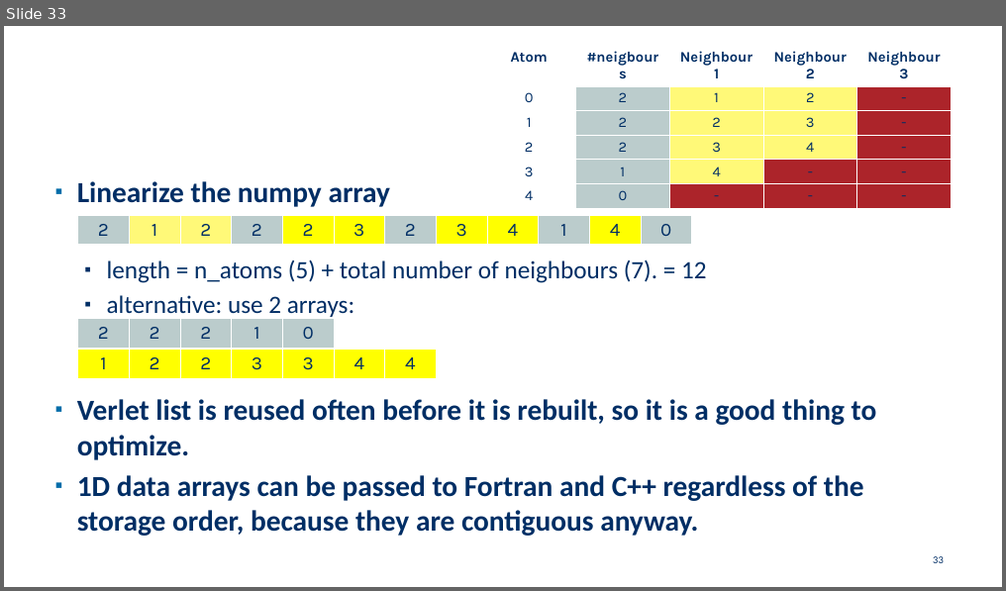
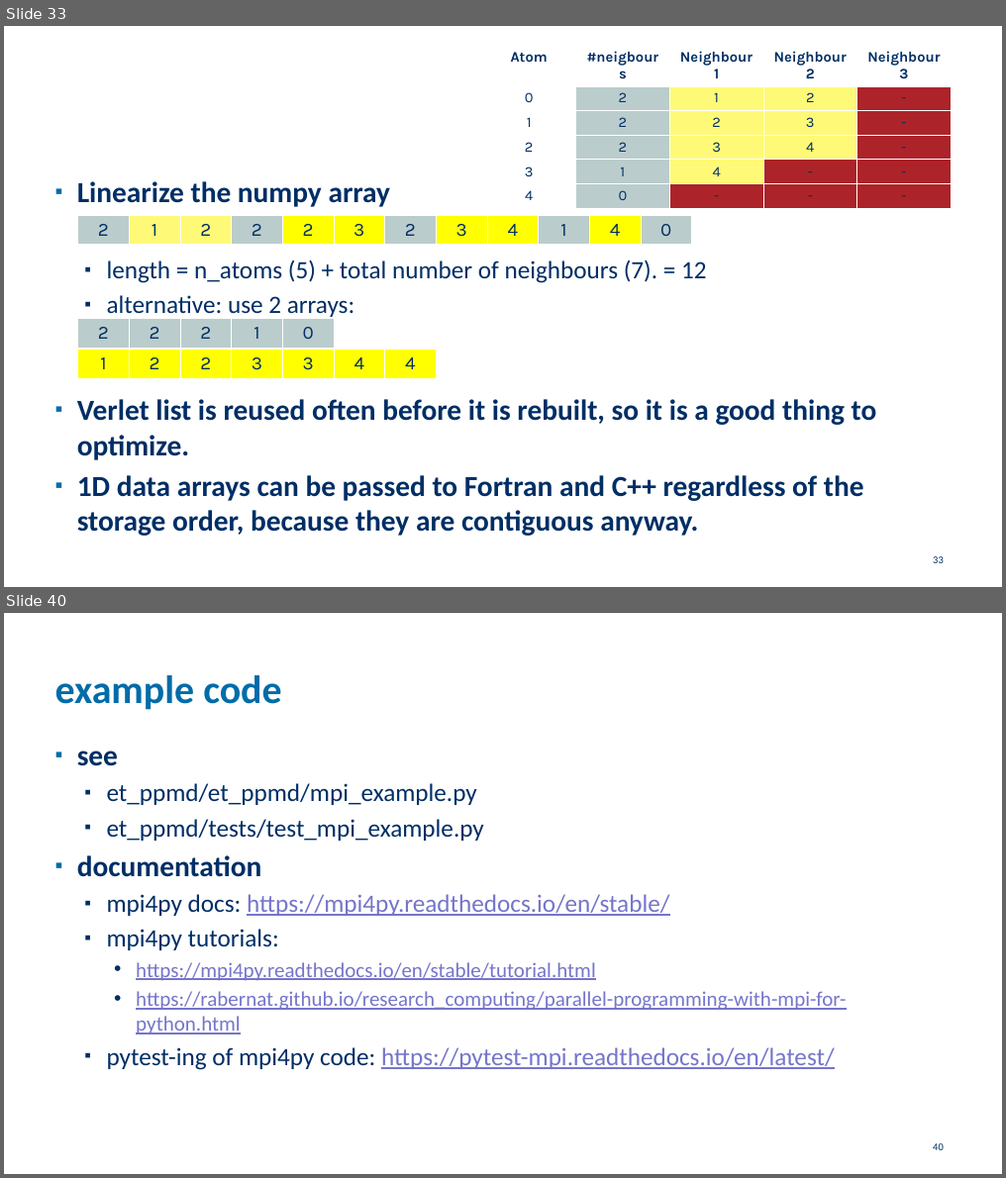
Before and after one commit to etijskens/pp, a slide deck: assignment-2021/assignment-2021.pptx. Shown one above the other, each under a label of ours: slide 33 before the commit, slides 33 and 40 after it; the slides between them are not shown. The pictures are 1006x591 and 1006x1178 pixels, drawn with LibreOffice and Linux fonts; fonts in the diff are those of the drawing; background and template pictures are left out. Boxes give left, top, right and bottom in pixels: in the first picture for what was removed or moved away, otherwise in the second. Text is boxed around its words. In the diff, an @@ line names an element or a change of style, - is before the commit and + after.

```diff
--- a/assignment-2021/assignment-2021.pptx
+++ b/assignment-2021/assignment-2021.pptx
@@ slide 40 added at [4, 613, 1002, 1174], background #FFFFFF @@
@@ title added at [55, 675, 281, 710], 38 pt, text #006CA9, bold @@
+example code
@@ text added at [77, 751, 846, 1070], 24 pt, text #7575CB, underline @@
+▪ see
+  ▪ et_ppmd/et_ppmd/mpi_example.py
+  ▪ et_ppmd/tests/test_mpi_example.py
+▪ documentation
+  ▪ mpi4py docs: https://mpi4py.readthedocs.io/en/stable/
+  ▪ mpi4py tutorials:
+    • https://mpi4py.readthedocs.io/en/stable/tutorial.html
+    • https://rabernat.github.io/research_computing/parallel-programming-with-mpi-for-python.html
+  ▪ pytest-ing of mpi4py code: https://pytest-mpi.readthedocs.io/en/latest/
@@ page number added at [933, 1144, 944, 1151], 10 pt, text #002E65 @@
+40
```
Also in this commit, not shown: 1 slide changed, 7 other slides added, 1 other file.
